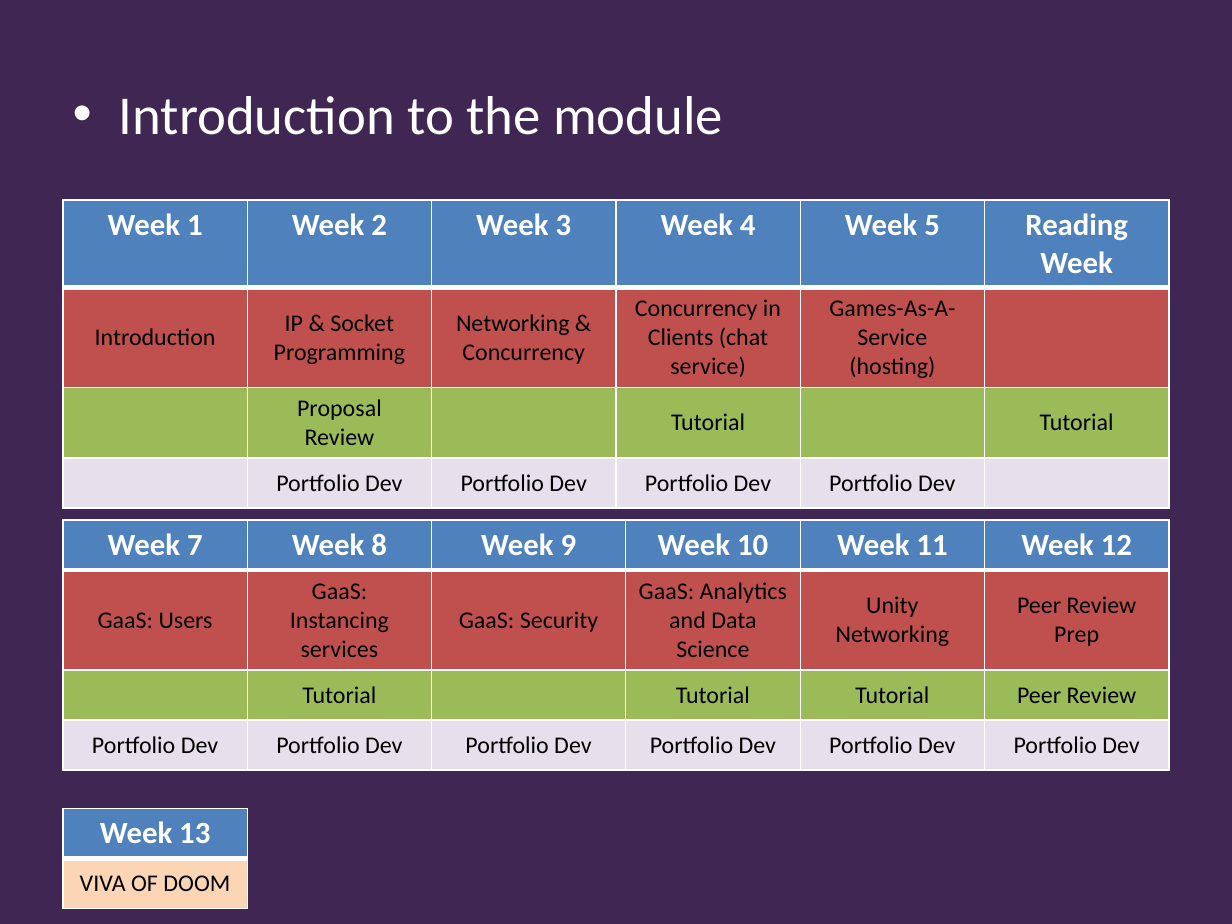
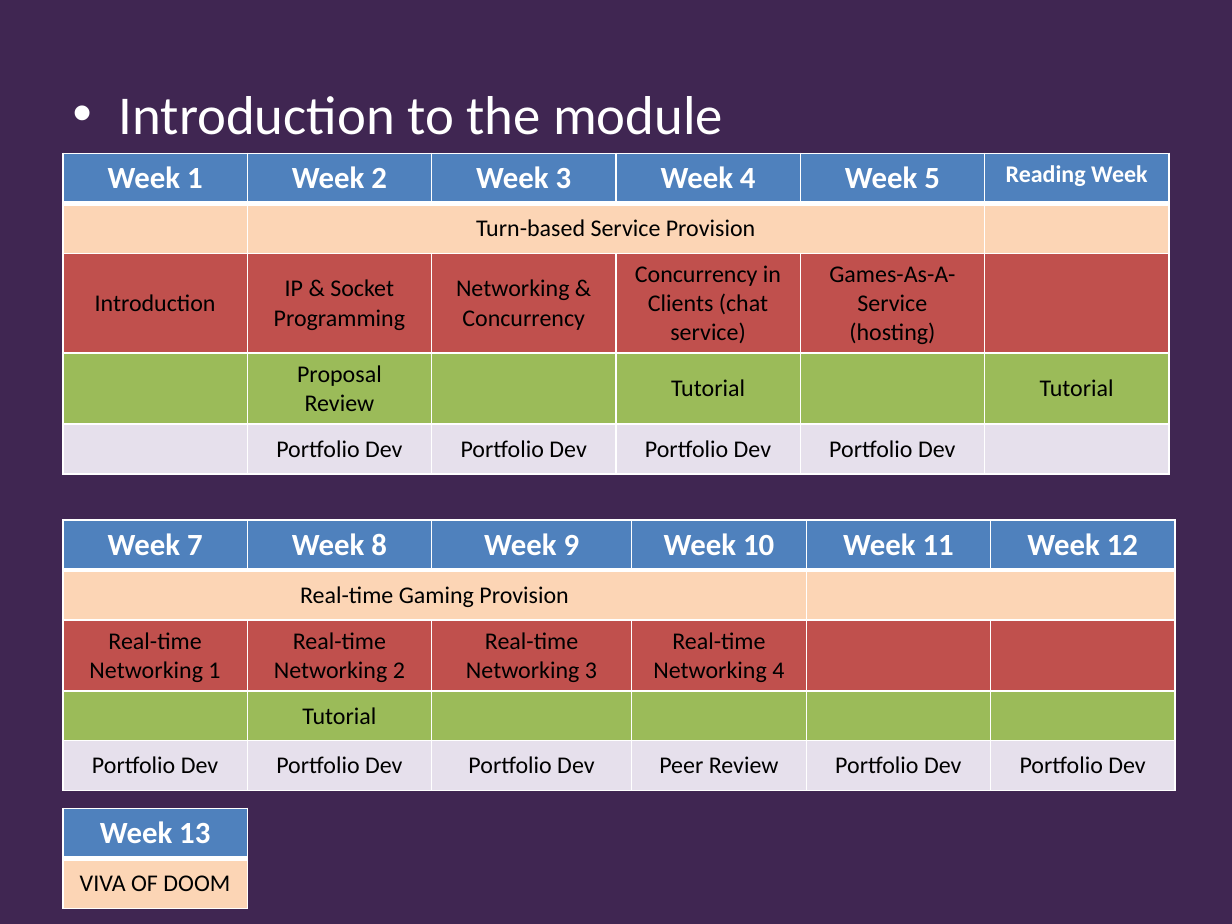
Before and after one commit to Falmouth-Games-Academy/bsc-course-materials, a slide deck: slide 4 of COMP260/01/2019-20-COMP260-01-lecture.pptx. Drawn at 1232x924 pixels with LibreOffice and Linux fonts; fonts in the diff are those of the drawing; background and template pictures are left out. Boxes give left, top, right and bottom in pixels: in the first picture for what was removed or moved away, otherwise in the second. Text is boxed around its words. In the diff, an @@ line names an element or a change of style, - is before the commit and + after.

Commit message:
COMP260 L1

```diff
--- a/COMP260/01/2019-20-COMP260-01-lecture.pptx
+++ b/COMP260/01/2019-20-COMP260-01-lecture.pptx
@@ table at (63, 154, 1172, 472) @@
+row 2:  | Turn-based Service Provision |  |  |  | 
@@ table: place and size @@
-table at (63, 200, 1172, 504)
+table at (63, 154, 1172, 472)
@@ table at (63, 520, 1177, 790) @@
-row 2: GaaS: Users | GaaS: Instancing services | GaaS: Security | GaaS: Analytics and Data Science | Unity Networking | Peer Review / Prep
-row 3:  | Tutorial |  | Tutorial | Tutorial | Peer Review
-row 4: Portfolio Dev | Portfolio Dev | Portfolio Dev | Portfolio Dev | Portfolio Dev | Portfolio Dev
+row 2: Real-time Gaming Provision |  |  |  |  | 
+row 3: Real-time Networking 1 | Real-time Networking 2 | Real-time Networking 3 | Real-time Networking 4 |  | 
+row 4:  | Tutorial |  |  |  | 
+row 5: Portfolio Dev | Portfolio Dev | Portfolio Dev | Peer Review | Portfolio Dev | Portfolio Dev
@@ table: place and size @@
-table at (63, 520, 1170, 769)
+table at (63, 520, 1177, 790)
```
